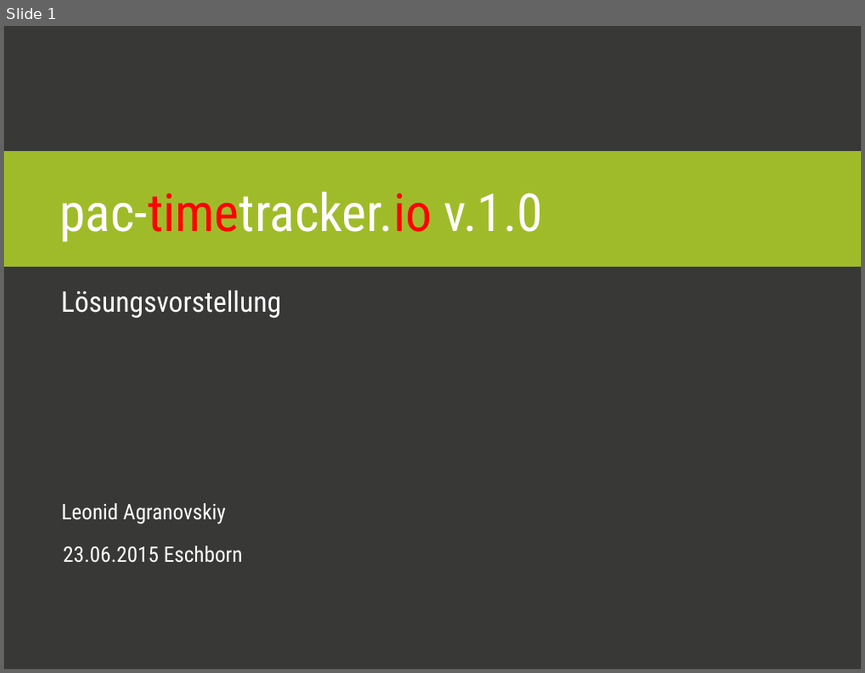
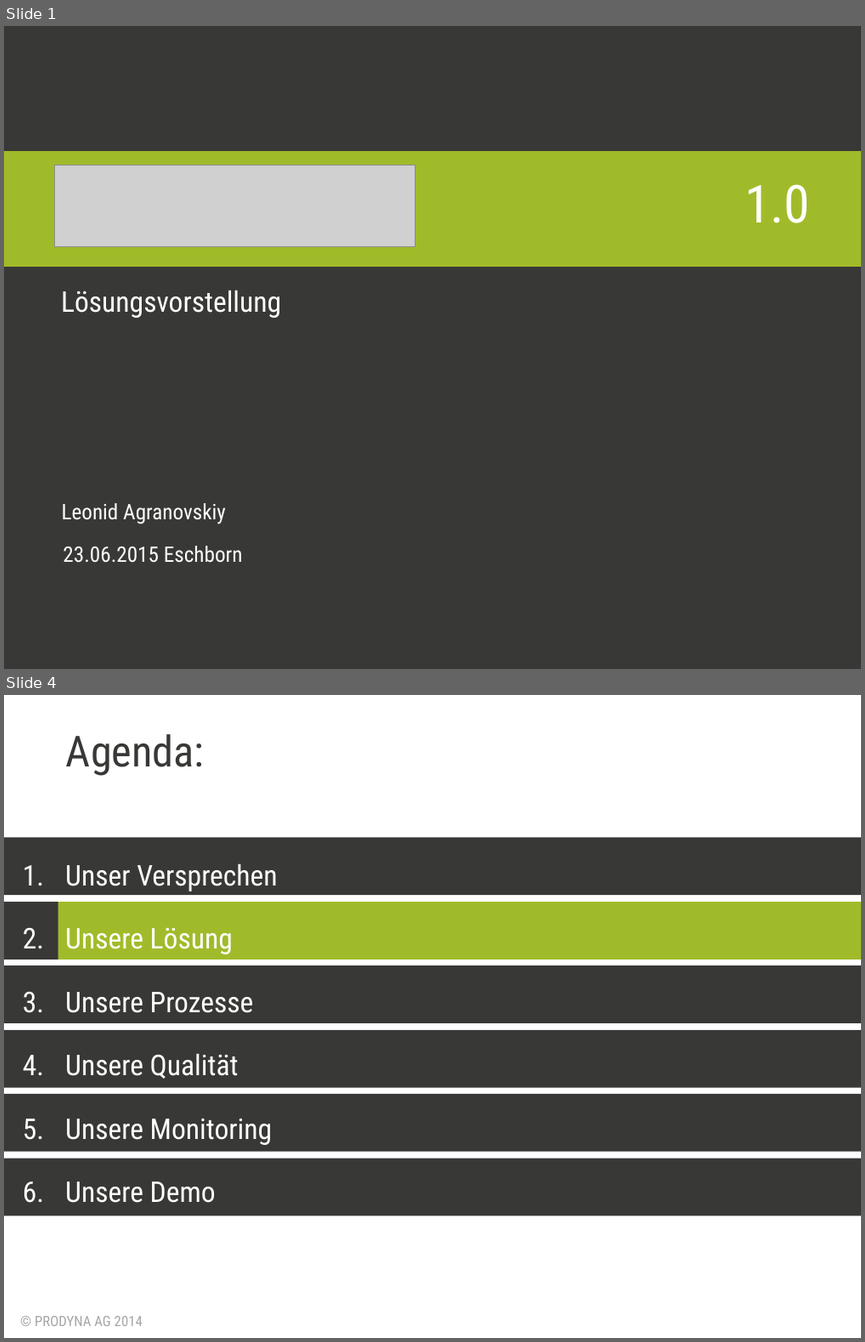
Before and after one commit to lagranovskiy/timetracker-server, a slide deck: doc/AbschlussPräsentation.pptx. Shown one above the other, each under a label of ours: slide 1 before the commit, slides 1 and 4 after it; the slides between them are not shown. The pictures are 865x673 and 865x1342 pixels, drawn with LibreOffice and Linux fonts; fonts in the diff are those of the drawing; grey boxes stand for pictures; background and template pictures are left out. Boxes give left, top, right and bottom in pixels: in the first picture for what was removed or moved away, otherwise in the second. Text is boxed around its words. In the diff, an @@ line names an element or a change of style, - is before the commit and + after.

```diff
--- a/doc/AbschlussPräsentation.pptx
+++ b/doc/AbschlussPräsentation.pptx
@@ slide 4 added at [4, 695, 861, 1338], background #FFFFFF @@
@@ text added at [66, 734, 205, 776], 36 pt, text #383836 @@
+Agenda:
@@ rectangle added at [4, 837, 861, 895], fill #383836 @@
@@ subtitle added at [65, 864, 277, 1202], 24 pt, text #FFFFFF @@
+1. Unser Versprechen
+2. Unsere Lösung
+3. Unsere Prozesse
+4. Unsere Qualität
+5. Unsere Monitoring
+6. Unsere Demo
@@ rectangle added at [4, 902, 861, 959], fill #383836 @@
@@ rectangle added at [58, 902, 861, 959], fill #A0BB2A @@
@@ rectangle added at [4, 966, 861, 1023], fill #383836 @@
@@ rectangle added at [4, 1030, 861, 1088], fill #383836 @@
@@ rectangle added at [4, 1094, 861, 1151], fill #383836 @@
@@ rectangle added at [4, 1157, 861, 1215], fill #383836 @@
@@ text added at [35, 1315, 143, 1326], 12 pt, text #A6A6A6 @@
+© PRODYNA AG 2014
@@ slide 1 changed as well @@
@@ picture added at [54, 165, 415, 246] @@
@@ title at [744, 184, 810, 223]: text changed @@
-pac-timetracker.io v.1.0
+1.0
```
Also in this commit, not shown: 1 other slide changed, 27 other slides added, 4 slides removed, 3 other files.
